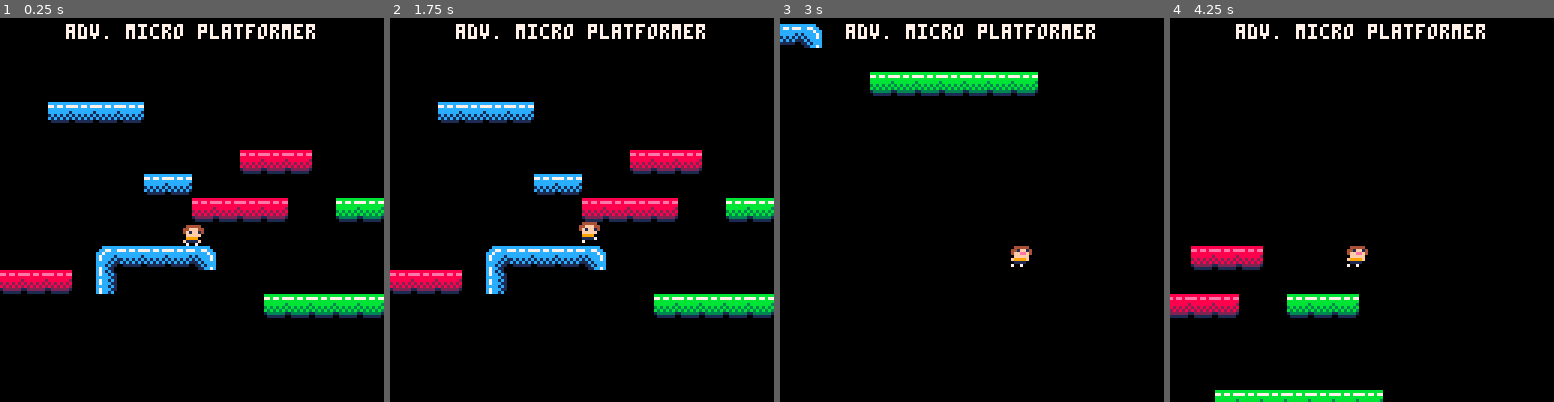
Above: before the commit, frames 1-4 (left to right).
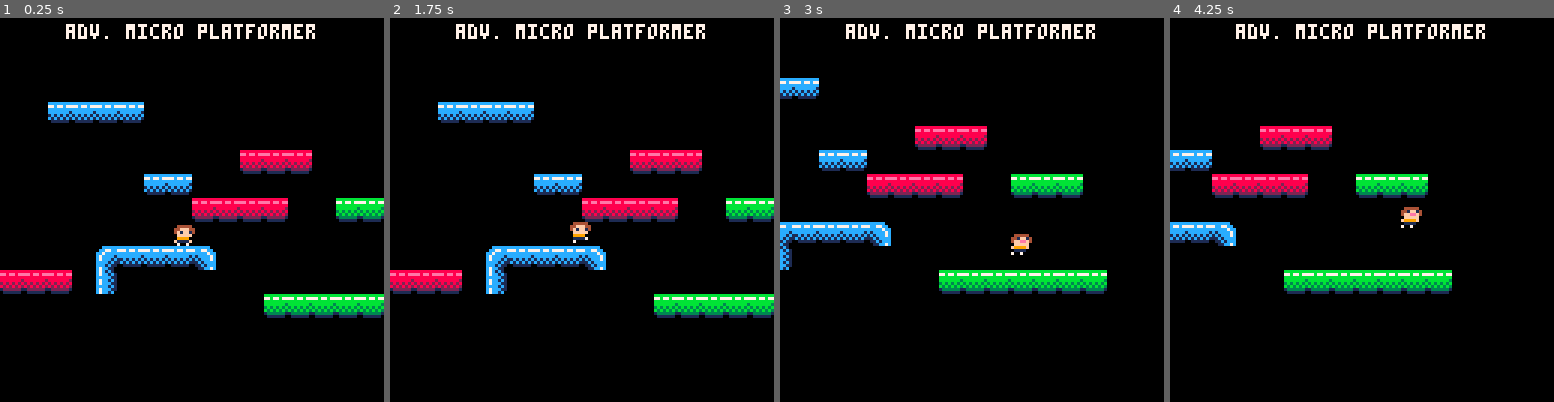
Above: after the commit, the same moments.

Repository: schoblaska/pico-8
Game: PICO-8 cartridge src/parallax.p8
The game is run twice, just before and just after one commit, with the same random seed, the same clock (stepped at 60 frames per second) and the same inputs.
Inputs:
- Up to frame 1 (0.25 s): no input
- Up to frame 2 (1.75 s): tap X (X key) at 0.33, 1.07 s; tap O (Z key) at 0.7, 1.7 s; hold Right from 1.6 s (still down)
- Up to frame 3 (3 s): tap X (X key) at 1.85, 2.97 s; release Right at 2.1 s; tap O (Z key) at 2.1, 2.5, 2.9 s; hold Up 2.15-2.42 s; hold Right from 2.47 s (still down)
- Up to frame 4 (4.25 s): release Right at 3.03 s; hold Left 3.08-3.58 s; tap O (Z key) at 3.3, 3.7, 4.1 s; hold Down 3.63-3.97 s; hold Right from 4.02 s (still down); tap X (X key) at 4.08 s

The runs differ from the first frame. In frame 1, 0.3% of the frame differs, in the area x 45-54%, y 53-60%; in frame 2, 0.3%; in frame 3, 13%; in frame 4, 13%, in the area x 0-74%, y 28-100%.

Commit message:
wip read floor collision from all layers

Diff:
--- a/src/parallax.p8
+++ b/src/parallax.p8
@@ -59,6 +59,14 @@
 	if abs(yd)>=ys then return false end
 
 	return true
+end
+
+function anymfget(x, y, flag)
+	return fget(multimget(map0, x, y), flag) or fget(multimget(map1, x, y), flag) or fget(multimget(map2, x, y), flag)
+end
+
+function multimget(amap, x, y)
+	return amap.tiles[flr(x + amap.offset.x) % 63][flr(y + amap.offset.y) % 31]
 end
 
 --check if pushing into side tile and resolve.
@@ -99,8 +107,8 @@
 	--check for collision at multiple points along the bottom
 	--of the sprite: left, center, and right.
 	for i=-(self.w/3),(self.w/3),2 do
-		local tile=mget((self.x+i)/8,(self.y+(self.h/2))/8)
-		if fget(tile,0) or (fget(tile,1) and self.dy>=0) then
+		local is_floor=anymfget((self.x+i)/8,(self.y+(self.h/2))/8, 0)
+		if is_floor then
 			self.dy=0
 			self.y=(flr((self.y+(self.h/2))/8)*8)-(self.h/2)
 			self.grounded=true
@@ -526,19 +534,19 @@
 	cam=m_cam(p1)
 
 	--init parallax maps
-	map0={}
-	map1={}
-	map2={}
+	map0={tiles={},offset={x=0,y=0}}
+	map1={tiles={},offset={x=0,y=0}}
+	map2={tiles={},offset={x=0,y=0}}
 
 	--initialize empty 64x32 matrices
 	for i=0,63 do
-		map0[i]={}
-		map1[i]={}
-		map2[i]={}
+		map0.tiles[i]={}
+		map1.tiles[i]={}
+		map2.tiles[i]={}
 		for j=0,31 do
-			map0[i][j]=0
-			map1[i][j]=0
-			map2[i][j]=0
+			map0.tiles[i][j]=0
+			map1.tiles[i][j]=0
+			map2.tiles[i][j]=0
 		end
 	end
 
@@ -547,11 +555,11 @@
 		for j=0,31 do
 			local sprite=mget(i,j)
 			if sprite>=128 and sprite<=187 then
-				map0[i][j]=sprite -- red
+				map0.tiles[i][j]=sprite -- red
 			elseif sprite>=192 and sprite<=251 then
-				map1[i][j]=sprite -- gren
+				map1.tiles[i][j]=sprite -- green
 			elseif sprite>=64 and sprite<=123 then
-				map2[i][j]=sprite -- blue
+				map2.tiles[i][j]=sprite -- blue
 			end
 		end
 	end
@@ -851,7 +859,7 @@
 
 __gff__
 0000000000000000000000000000000000000000000000000000000000000000000000000000000000000000000000000000000000000000000000000000000001010101000000000000000000000000010101010000000000000000000000000101010100000000000000000000000001010100000100000000000000000000
-0000000000000000000000000000000000000000000000000000000000000000000000000000000000000000000000000000000000000000000000000000000000000000000000000000000000000000000000000000000000000000000000000000000000000000000000000000000000000000000000000000000000000000
+0101010100000000000000000000000000000000000000000000000000000000000000000000000000000000000000000000000000000000000000000000000001010100000000000000000000000000000000000000000000000000000000000000000000000000000000000000000000000000000000000000000000000000
 __map__
 0000000000000000000000000000000000000000000000000000000000000000000000000000000000000000000000000000000000000000000000000000000000000000000000000000000000000000000000000000000000000000000000000000000000000000000000000000000000000000000000000000000000000000
 0000000000000000000000000000000000000000000000000000000000000000000000000000000000000000000000000000000000000000000000000000000000000000000000000000000000000000000000000000000000000000000000000000000000000000000000000000000000000000000000000000000000000000
